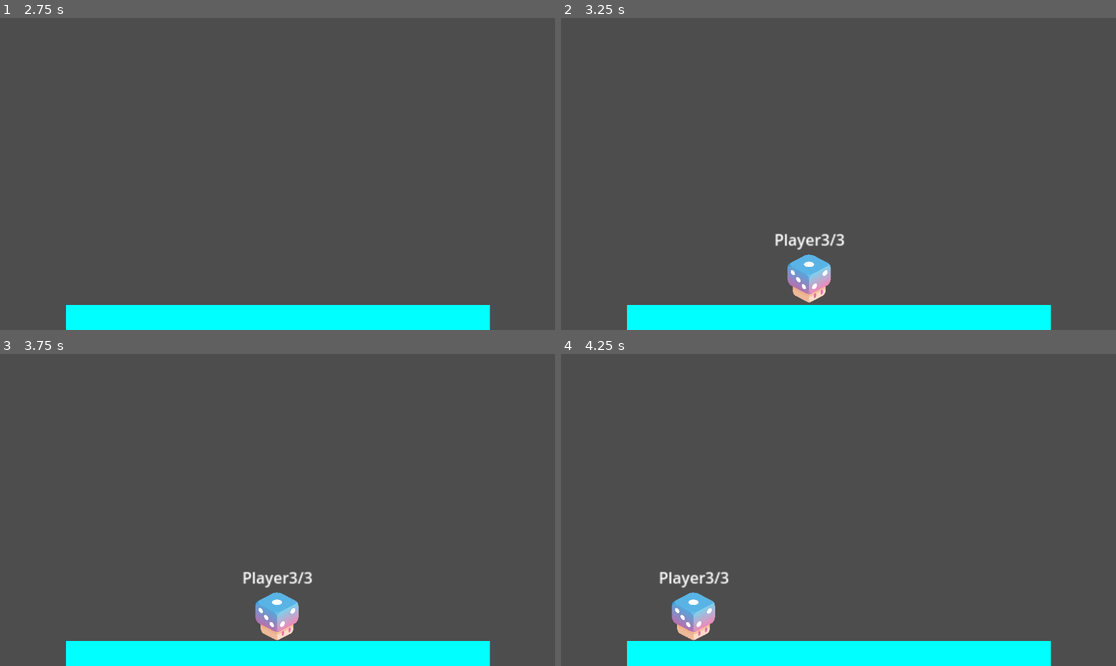
Above: before the commit, frames 1-4 (two rows, left to right).
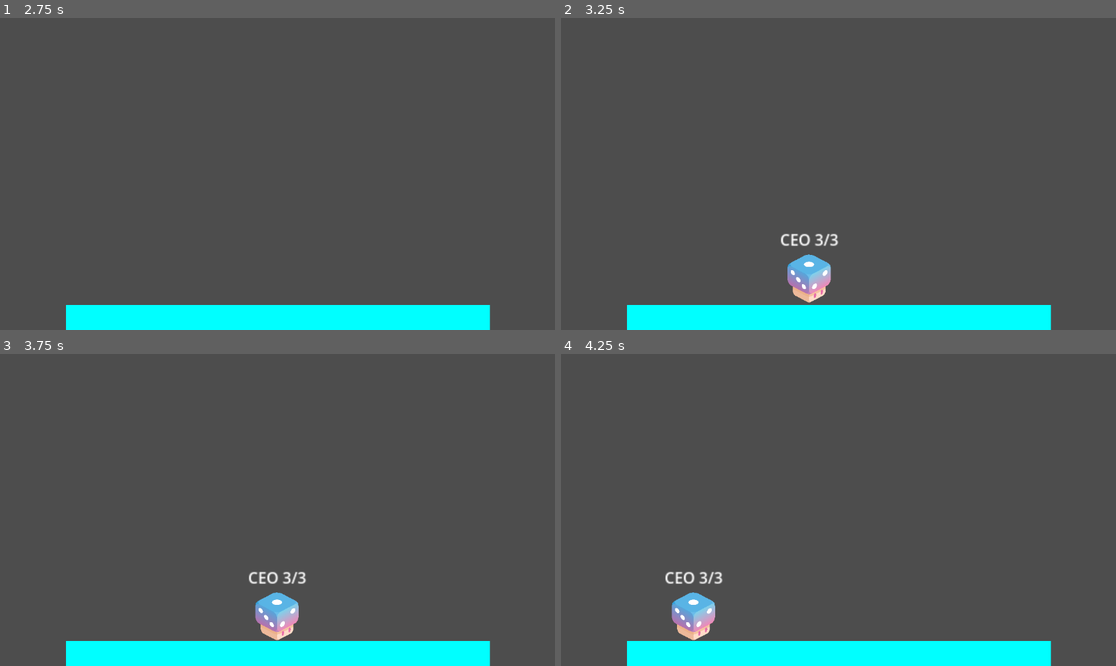
Above: after the commit, the same moments.

Repository: PlaySorbonne/projet-pixel
Game: Godot game, scene res://scenes/Menus/MenuPersistent.tscn
The game is run twice, just before and just after one commit, with the same random seed, the same clock (stepped at 60 frames per second) and the same inputs. The engine's default icon, where the game draws it, is replaced by a stand-in: a white triangle on a blue panel in a dark square.
Inputs:
- Up to frame 1 (2.75 s): click "Start" at 0.5 s; tap Enter (attack) at 1.25 s; hold D (right) 1.28-2 s; hold Enter (attack) 1.28-2 s; tap Space (jump) at 1.52 s; click "Play game" at 2 s
- Up to frame 2 (3.25 s): hold D (right) from 2.78 s (still down); tap Enter (attack) at 2.85 s; tap Space (jump) at 3.02 s
- Up to frame 3 (3.75 s): release D (right) at 3.53 s; hold A (left) from 3.53 s (still down); hold Shift (special) from 3.53 s (still down)
- Up to frame 4 (4.25 s): keep holding A (left); keep holding Shift (special); tap Enter (attack) at 3.8 s

Frame 1 is identical in both runs. In frame 2, 0.4% of the frame differs, in the area x 38-52%, y 69-75%; in frame 3, 0.4%; in frame 4, 0.4%.

Commit message:
fixed debug print

Diff:
--- a/scenes/Characters/Evolutions/CharacterCEO.tscn
+++ b/scenes/Characters/Evolutions/CharacterCEO.tscn
@@ -3,7 +3,6 @@
 [ext_resource type="PackedScene" uid="uid://ofdotmbw4jkx" path="res://scenes/Characters/Player.tscn" id="1_i2eyq"]
 
 [node name="CharacterCEO" instance=ExtResource("1_i2eyq")]
-evolution_name = "Player"
 speed = 400.0
 jump_max_duration = 0.35
 weight_multiplier = 4.0
--- a/scenes/Characters/Evolutions/CharacterCryptoBro.tscn
+++ b/scenes/Characters/Evolutions/CharacterCryptoBro.tscn
@@ -3,6 +3,6 @@
 [ext_resource type="PackedScene" uid="uid://ofdotmbw4jkx" path="res://scenes/Characters/Player.tscn" id="1_d7u8s"]
 
 [node name="CharacterCryptoBro" instance=ExtResource("1_d7u8s")]
-evolution_name = "Player"
+evolution_name = 1
 attack_damage = 2
 max_hitpoints = 5
--- a/scenes/Characters/Evolutions/CharacterWeeb.tscn
+++ b/scenes/Characters/Evolutions/CharacterWeeb.tscn
@@ -3,5 +3,5 @@
 [ext_resource type="PackedScene" uid="uid://ofdotmbw4jkx" path="res://scenes/Characters/Player.tscn" id="1_im15i"]
 
 [node name="CharacterWeeb" instance=ExtResource("1_im15i")]
-evolution_name = "Player"
+evolution_name = 2
 max_hitpoints = 1
--- a/scenes/Characters/Player.tscn
+++ b/scenes/Characters/Player.tscn
@@ -5,7 +5,7 @@
 
 [node name="PlayerCharacter" instance=ExtResource("1_cukm7")]
 script = ExtResource("2_7jbn1")
-evolution_name = "Player"
+evolution_name = 0
 speed = 600.0
 jump_velocity = 600.0
 jump_max_duration = 0.2
--- a/scripts/FighterCharacter.gd
+++ b/scripts/FighterCharacter.gd
@@ -1,6 +1,7 @@
 extends CharacterBody2D
 class_name FighterCharacter
 
+signal fighter_killed_opponent
 signal fighter_died
 
 @export var max_hitpoints := 3
@@ -51,6 +52,7 @@
 	hitpoints -= damage
 	$HitEffect.trigger_hit_effect()
 	if hitpoints <= 0:
+		attacker.emit_signal("fighter_killed_opponent")
 		death()
 	else:
 		in_invincibility_time = true
--- a/scripts/player.gd
+++ b/scripts/player.gd
@@ -2,8 +2,10 @@
 class_name PlayerCharacter
 
 enum Controls {KEYBOARD, CONTROLLER}
+enum Evolutions {CEO, CryptoBro, Weeb}
 
-@export var evolution_name := "Player"
+
+@export var evolution_name : Evolutions = Evolutions.CEO
 @export var speed := 600.0
 @export var jump_velocity := 600.0
 @export var jump_max_duration := 0.2
@@ -30,7 +32,7 @@
 	_update_debug_text()
 
 func _update_debug_text():
-	$EvolutionLabel.text = evolution_name + str(hitpoints) + "/" + str(max_hitpoints)
+	$EvolutionLabel.text = str(Evolutions.keys()[evolution_name]) + " " + str(hitpoints) + "/" + str(max_hitpoints)
 
 func set_control_device(device: int):
 	control_device = device
